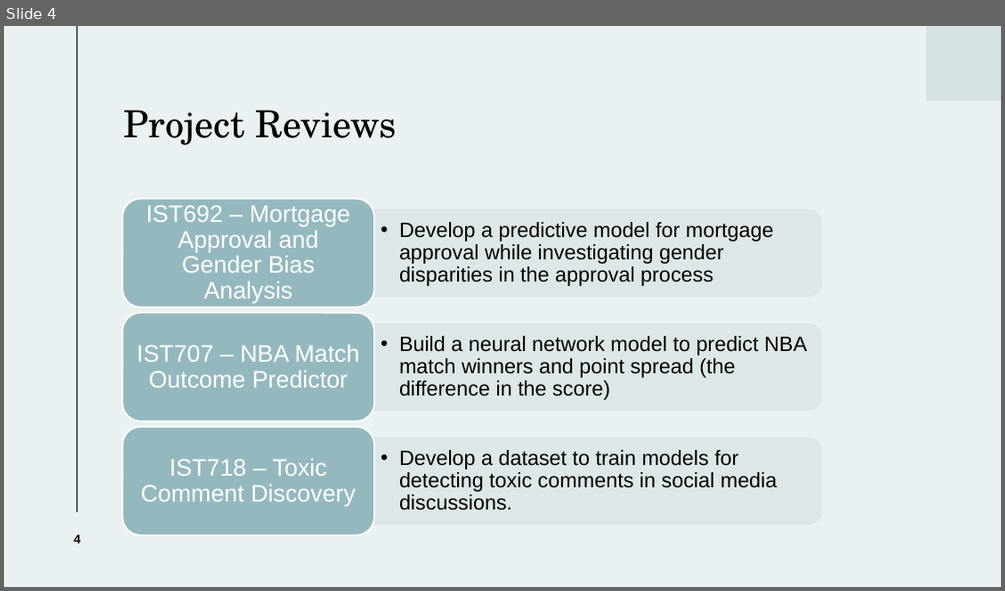
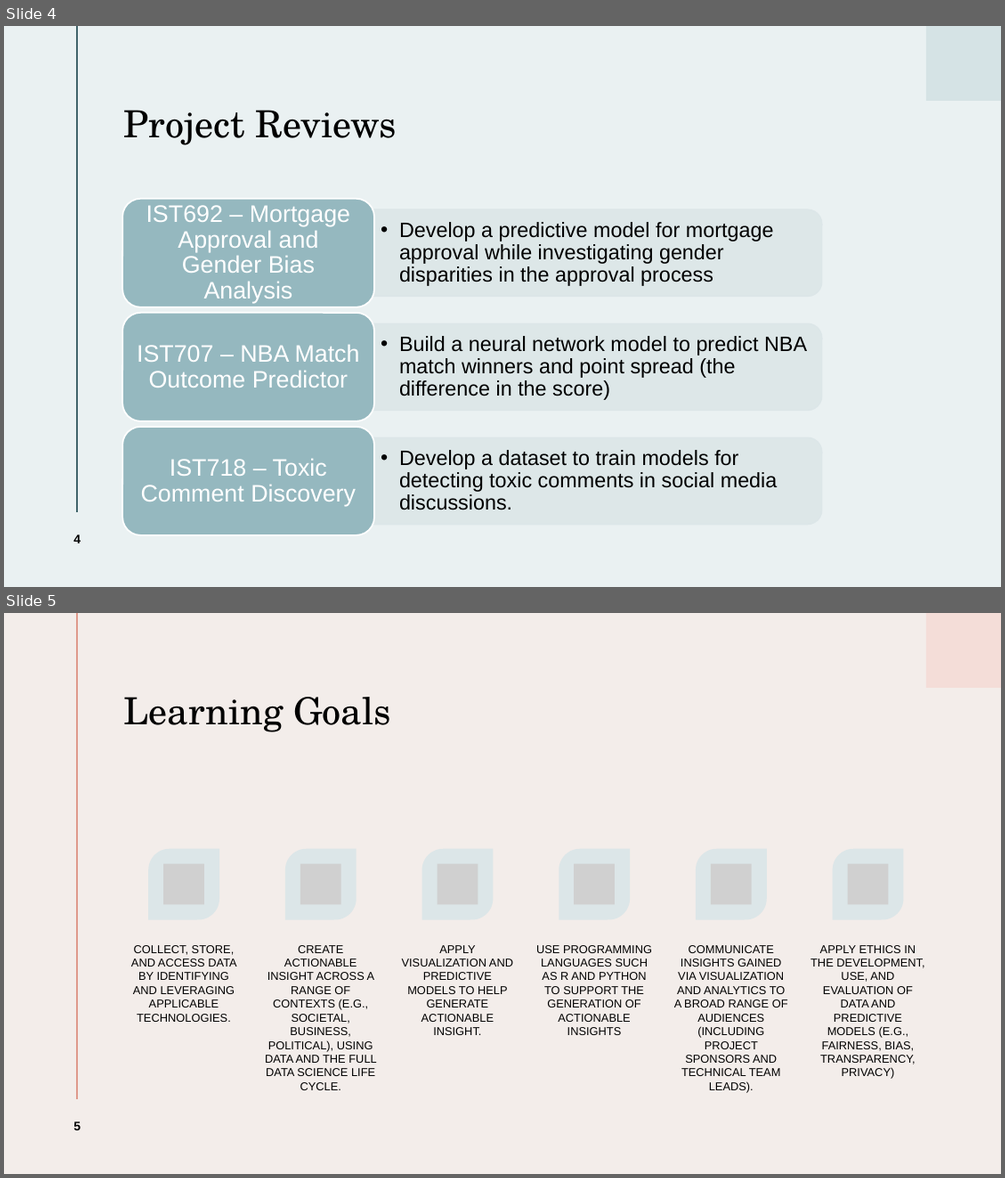
Before and after one commit to mervinmcdougall/ads-portfolio-project, a slide deck: ADS_Potfolio_Reflection_Deck.pptx. Shown one above the other, each under a label of ours: slide 4 before the commit, slides 4 and 5 after it. The pictures are 1005x591 and 1005x1178 pixels, drawn with LibreOffice and Linux fonts; fonts in the diff are those of the drawing; grey boxes stand for pictures. Boxes give left, top, right and bottom in pixels: in the first picture for what was removed or moved away, otherwise in the second. Text is boxed around its words. In the diff, an @@ line names an element or a change of style, - is before the commit and + after.

```diff
--- a/ADS_Potfolio_Reflection_Deck.pptx
+++ b/ADS_Potfolio_Reflection_Deck.pptx
@@ slide 5 added at (4, 613, 1001, 1174), background #F3EDEA @@
@@ line added from (77, 613) to (77, 1099), #DF998B 1.5 pt @@
@@ rectangle added at (926, 613, 1001, 688), fill #F4DDD8 @@
@@ title added at (124, 697, 391, 732), 36 pt, text #000000 @@
+Learning Goals
@@ group added at (131, 849, 924, 1093): 6 round diag rects, 6 pictures, 6 texts @@
+COLLECT, STORE, AND ACCESS DATA BY IDENTIFYING AND LEVERAGING APPLICABLE TECHNOLOGIES.
+CREATE ACTIONABLE INSIGHT ACROSS A RANGE OF CONTEXTS (E.G., SOCIETAL, BUSINESS, POLITICAL), USING DATA AND THE FULL DATA SCIENCE LIFE CYCLE.
+APPLY VISUALIZATION AND PREDICTIVE MODELS TO HELP GENERATE ACTIONABLE INSIGHT.
+USE PROGRAMMING LANGUAGES SUCH AS R AND PYTHON TO SUPPORT THE GENERATION OF ACTIONABLE INSIGHTS
+COMMUNICATE INSIGHTS GAINED VIA VISUALIZATION AND ANALYTICS TO A BROAD RANGE OF AUDIENCES (INCLUDING PROJECT SPONSORS AND TECHNICAL TEAM LEADS).
+APPLY ETHICS IN THE DEVELOPMENT, USE, AND EVALUATION OF DATA AND PREDICTIVE MODELS (E.G., FAIRNESS, BIAS, TRANSPARENCY, PRIVACY)
@@ page number added at (73, 1121, 81, 1130), 12 pt, text #000000, bold @@
+5
```
Also in this commit, not shown: 3 slides changed, 1 other slide added, 1 slide removed, 3 other files.
